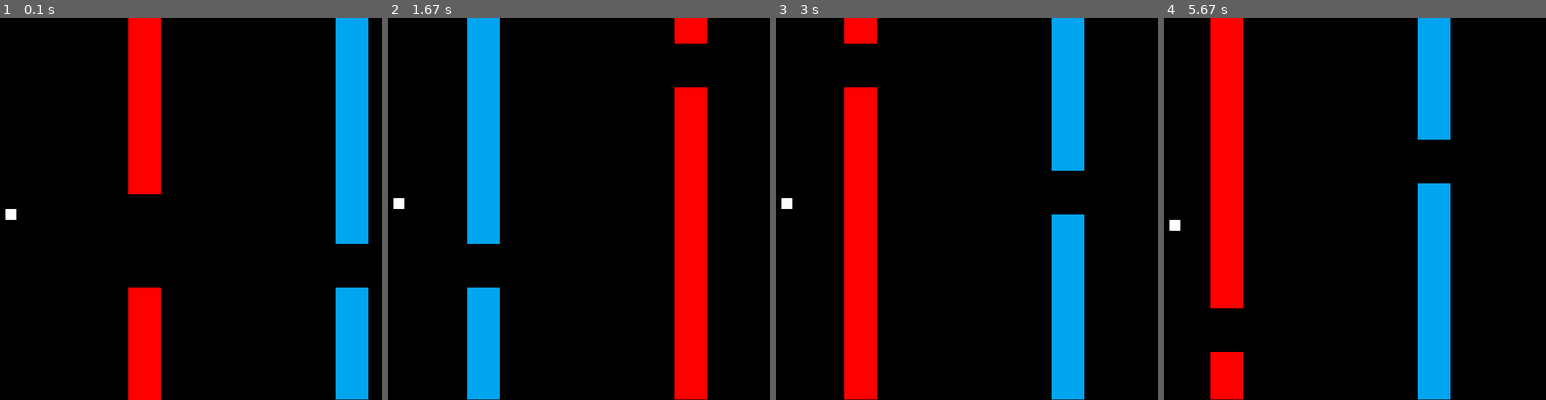
Above: before the commit, frames 1-4 (left to right).
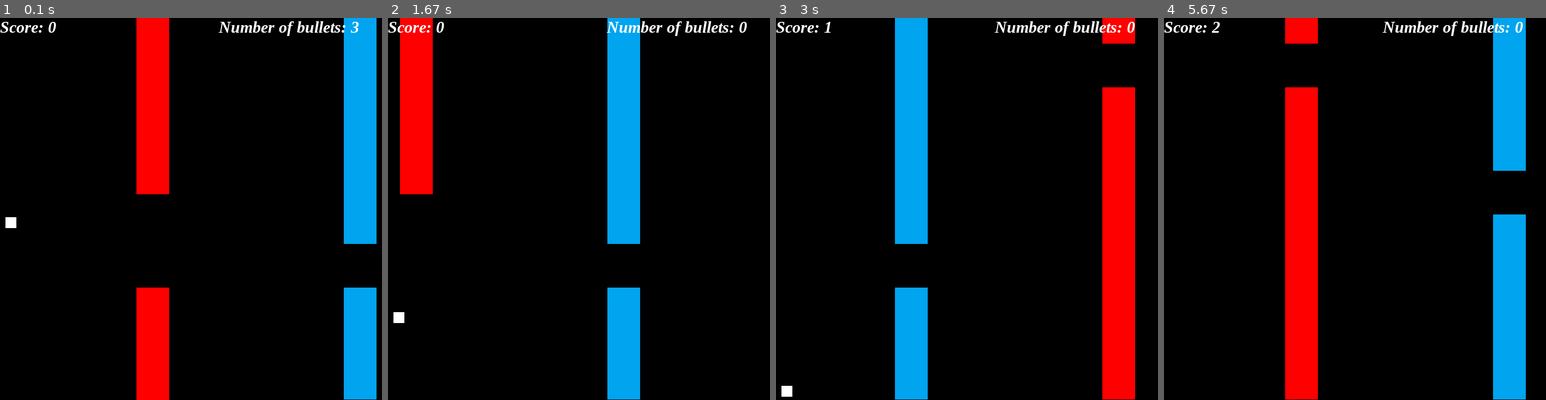
Above: after the commit, the same moments.

Repository: Owills/Pygame
Game: pygame game, started from day #8.py
Same seed, same stepped clock (60 frames per second), same inputs: the game is played once before the commit and once after it. The source is Python 2; it was converted automatically to run under Python 3.
Inputs:
- Up to frame 1 (0.1 s): no input
- Up to frame 2 (1.67 s): tap Space at 0.33, 0.73, 1.03, 1.23, 1.57 s; hold Right 0.67-1.13 s; hold Up 1.17-1.47 s; hold Right from 1.5 s (still down)
- Up to frame 3 (3 s): tap Space at 1.87, 2.07, 2.4, 2.8 s; release Right at 1.97 s; hold Down 2-2.3 s; hold Up 2.33-2.7 s; hold Right from 2.73 s (still down)
- Up to frame 4 (5.67 s): tap Space at 3.1, 3.47, 3.87, 4.17, 4.7, 5, 5.2 s; release Right at 3.37 s; hold Down 3.4-3.77 s; hold Right 3.8-4.27 s; hold Right 4.63-5.1 s; hold Down 5.13-5.43 s

The runs differ from the first frame. In frame 1, 7.7% of the frame differs, in the area x 0-99%, y 0-100%; in frame 2, 27%; in frame 3, 31%, in the area x 0-94%, y 0-100%; in frame 4, 31%.

Commit message:
shotting

Diff:
--- a/day #8.py
+++ b/day #8.py
@@ -2,6 +2,8 @@
 import random
 
 pygame.init()
+
+score = 0
 
 clock = pygame.time.Clock()
 
@@ -15,6 +17,9 @@
 bg = (255, 0, 0)
 black = (0,0,0)
 blue = (1, 164, 239)
+orange = (240,147,17)
+
+speed = 2
 
 playerx = 10
 playery = screenh/2
@@ -31,6 +36,17 @@
 wall2x = (screenw-wall1width + screenw/2) - (screenw + wall1width / 2)
 wall2y = screenh-wall1hieght
 
+bulletx = -100
+bullety = -100
+numbullets = 3
+
+wall1visible = True
+wall2visible = True
+w2visible = True
+w1visible = True
+
+
+vel = 3
 
 
 done = False
@@ -39,49 +55,179 @@
     for event in pygame.event.get():
         if event.type == pygame.QUIT:
             done = True
+
         elif event.type == pygame.KEYDOWN:
             if event.key == pygame.K_UP:
-                playery = playery - 20
+                    vel = vel*-1
             elif event.key == pygame.K_DOWN:
-                playery = playery + 20
-            # elif event.key == pygame.K_LEFT:
-            #     xvel = -10
-            # elif event.key == pygame.K_RIGHT:
-            #     xvel = 10
+                    vel = vel*1.5
+            elif event.key == pygame.K_RIGHT:
+                wall1x = wall1x - 20
+                wall2x = wall2x - 20
+            elif event.key == pygame.K_SPACE:
+                if numbullets >0:
+                    bulletx = playerx
+                    bullety = playery
+                    numbullets = numbullets -1
+                else:
+                    print "no more bullets"
+
+
+        elif event.type == pygame.KEYUP:
+            if event.key == pygame.K_UP:
+                    vel = abs(vel)
+            elif event.key == pygame.K_DOWN:
+                    vel = vel * 0.66
+
+
+
+
 
 
     screen.fill(black)
 
-    wall1 = pygame.draw.rect(screen, blue, [wall1x, wall1y, wall1width, wall1hieght])
-
-    pygame.draw.rect(screen, blue, [wall1x, 0, wall1width, screenh - wall1hieght - gap])
-
-
-
-    wall2 = pygame.draw.rect(screen, bg, [wall2x, wall2y, wall2width, wall2hieght])
-
-    pygame.draw.rect(screen, bg, [wall2x, 0, wall2width, screenh - wall2hieght - gap])
-
+    if wall1visible == True:
+        wall1 = pygame.draw.rect(screen, blue, [wall1x, wall1y, wall1width, wall1hieght])
+    else:
+        wall1 = pygame.draw.rect(screen, black, [wall1x, wall1y, wall1width, wall1hieght])
+    if w1visible == True:
+        w1 = pygame.draw.rect(screen, blue, [wall1x, 0, wall1width, screenh - wall1hieght - gap])
+    else:
+        w1 = pygame.draw.rect(screen, black, [wall1x, 0, wall1width, screenh - wall1hieght - gap])
+
+
+    bullet = pygame.draw.rect(screen, orange, [bulletx, bullety, 5 , 4])
+
+    if bulletx >=0 and bullety >=0:
+        bulletx = bulletx +5
+
+
+    if wall2visible == True:
+        wall2 = pygame.draw.rect(screen, bg, [wall2x, wall2y, wall2width, wall2hieght])
+    else:
+        wall2 = pygame.draw.rect(screen, black, [wall2x, wall2y, wall2width, wall2hieght])
+
+    if  w2visible == True:
+        w2 =pygame.draw.rect(screen, bg, [wall2x, 0, wall2width, screenh - wall2hieght - gap])
+    else:
+        w2 =pygame.draw.rect(screen, black, [wall2x, 0, wall2width, screenh - wall2hieght - gap])
 
     player = pygame.draw.rect(screen, white, [playerx, playery, 20 , 20])
-
-
-    wall1x = wall1x - 5
-    wall2x = wall2x -5
+    playery = playery + vel
+
+    if player.colliderect(wall1):
+        if wall1visible == True:
+            font = pygame.font.SysFont('Times new roman', 30, True, True)
+            text = font.render('Your Score Was: ' + str(score), True,white)
+            screen.blit(text, [0, 350])
+            pygame.display.flip()
+            font = pygame.font.SysFont('Times new roman', 30, True, True)
+            text = font.render('Game Over', True,white)
+            screen.blit(text, [350, 350])
+            pygame.display.flip()
+            pygame.time.wait(5000)
+            done = True
+        else:
+            pass
+    if player.colliderect(w1):
+        if w1visible == True:
+            font = pygame.font.SysFont('Times new roman', 30, True, True)
+            text = font.render('Your Score Was: ' + str(score), True,white)
+            screen.blit(text, [0, 350])
+            pygame.display.flip()
+            font = pygame.font.SysFont('Times new roman', 30, True, True)
+            text = font.render('Game Over', True,white)
+            screen.blit(text, [350, 350])
+            pygame.display.flip()
+            pygame.time.wait(5000)
+            done = True
+        else:
+            pass
+    if player.colliderect(wall2):
+        if wall2visible == True:
+            font = pygame.font.SysFont('Times new roman', 30, True, True)
+            text = font.render('Your Score Was: ' + str(score), True,white)
+            screen.blit(text, [0, 350])
+            pygame.display.flip()
+            font = pygame.font.SysFont('Times new roman', 30, True, True)
+            text = font.render('Game Over', True,white)
+            screen.blit(text, [350, 350])
+            pygame.display.flip()
+            pygame.time.wait(5000)
+            done = True
+        else:
+            pass
+    if player.colliderect(w2):
+        if w2visible == True:
+            font = pygame.font.SysFont('Times new roman', 30, True, True)
+            text = font.render('Your Score Was: ' + str(score), True,white)
+            screen.blit(text, [0, 350])
+            pygame.display.flip()
+            font = pygame.font.SysFont('Times new roman', 30, True, True)
+            text = font.render('Game Over', True,white)
+            screen.blit(text, [350, 350])
+            pygame.display.flip()
+            pygame.time.wait(5000)
+            done = True
+        else:
+            pass
+
+    if bullet.colliderect(wall1) :
+        wall1visible = False
+        bulletx = -10
+        bullety = -10
+    if bullet.colliderect(w1):
+        w1visible = False
+        bulletx = -10
+        bullety = -10
+    if bullet.colliderect(wall2):
+        wall2visible = False
+        bulletx = -10
+        bullety = -10
+    if bullet.colliderect(w2):
+        w2visible = False
+        bulletx = -10
+        bullety = -10
+
+
+
+
+    wall1x = wall1x - speed
+    wall2x = wall2x - speed
+
 
     if wall1x <= 0-wall1width:
         wall1x = screenw
         wall1hieght = random.uniform(gap, screenh-gap)
         wall1y = screenh-wall1hieght
-
-        print "blue" , wall1hieght
+        score = score + 1
+        wall1visible = True
+        w1visible = True
+
+
 
     if wall2x <= 0-wall2width:
         wall2x = screenw
         wall2hieght = random.uniform(gap, screenh-gap)
         wall2y = screenh-wall2hieght
-
-        print "red" , wall2hieght
+        score = score + 1
+        speed = speed + 0.1
+        wall2visible = True
+        w2visible = True
+
+
+
+    font = pygame.font.SysFont('Times new roman', 30, True, True)
+    text = font.render('Score: ' + str(score), True,white)
+    screen.blit(text, [0, 0])
+
+
+
+
+
+    font = pygame.font.SysFont('Times new roman', 30, True, True)
+    text = font.render('Number of bullets: ' + str(numbullets), True,white)
+    screen.blit(text, [400,0])
 
 
 
